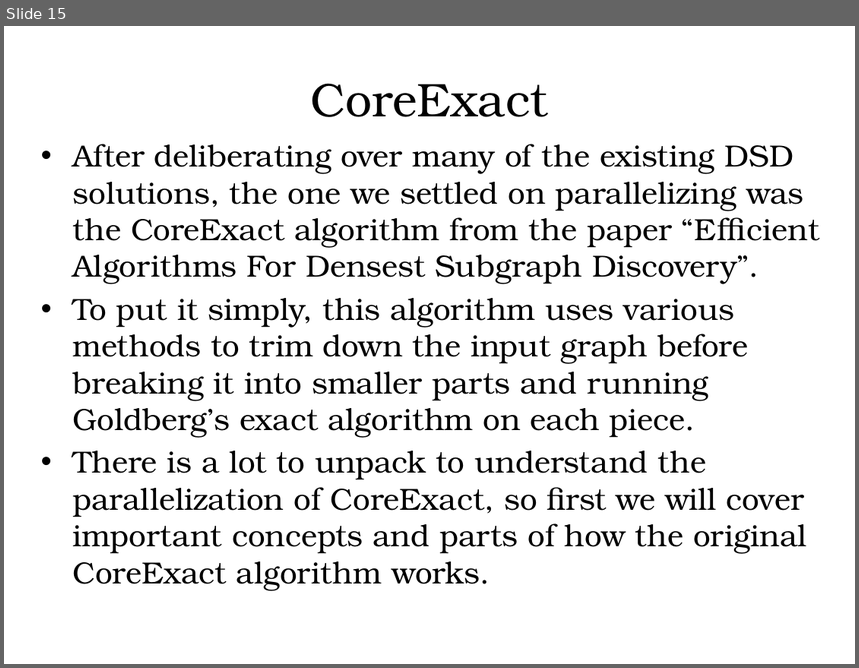
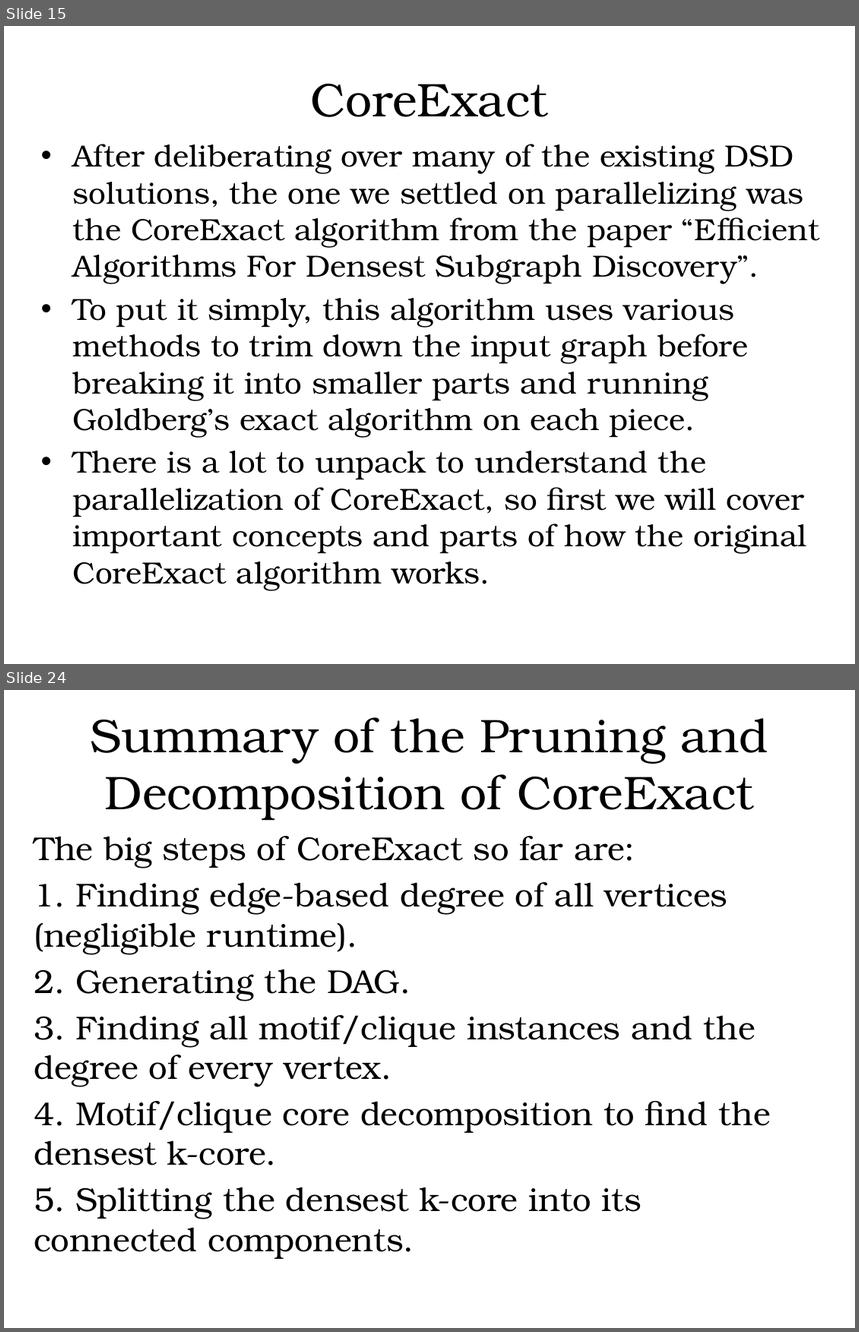
Before and after one commit to hgareau/DensestSubgraphDiscovery, a slide deck: Thesis Defense Presentation.pptx. Shown one above the other, each under a label of ours: slide 15 before the commit, slides 15 and 24 after it; the slides between them are not shown. The pictures are 859x668 and 859x1332 pixels, drawn with LibreOffice and Linux fonts; fonts in the diff are those of the drawing; background and template pictures are left out. Boxes give left, top, right and bottom in pixels: in the first picture for what was removed or moved away, otherwise in the second. Text is boxed around its words. In the diff, an @@ line names an element or a change of style, - is before the commit and + after.

Commit message:
Updated presentation to cover CoreExact.

```diff
--- a/Thesis Defense Presentation.pptx
+++ b/Thesis Defense Presentation.pptx
@@ slide 24 added at (4, 690, 855, 1328), background #FFFFFF @@
@@ text added at (91, 717, 769, 821), 40 pt, text #000000 @@
+Summary of the Pruning and Decomposition of CoreExact
@@ text added at (34, 836, 771, 1259), 28 pt, text #000000 @@
+The big steps of CoreExact so far are:
+1. Finding edge-based degree of all vertices (negligible runtime).
+2. Generating the DAG.
+3. Finding all motif/clique instances and the degree of every vertex.
+4. Motif/clique core decomposition to find the densest k-core.
+5. Splitting the densest k-core into its connected components.
```
Also in this commit, not shown: 3 slides changed, 15 other slides added, 2 other files.
